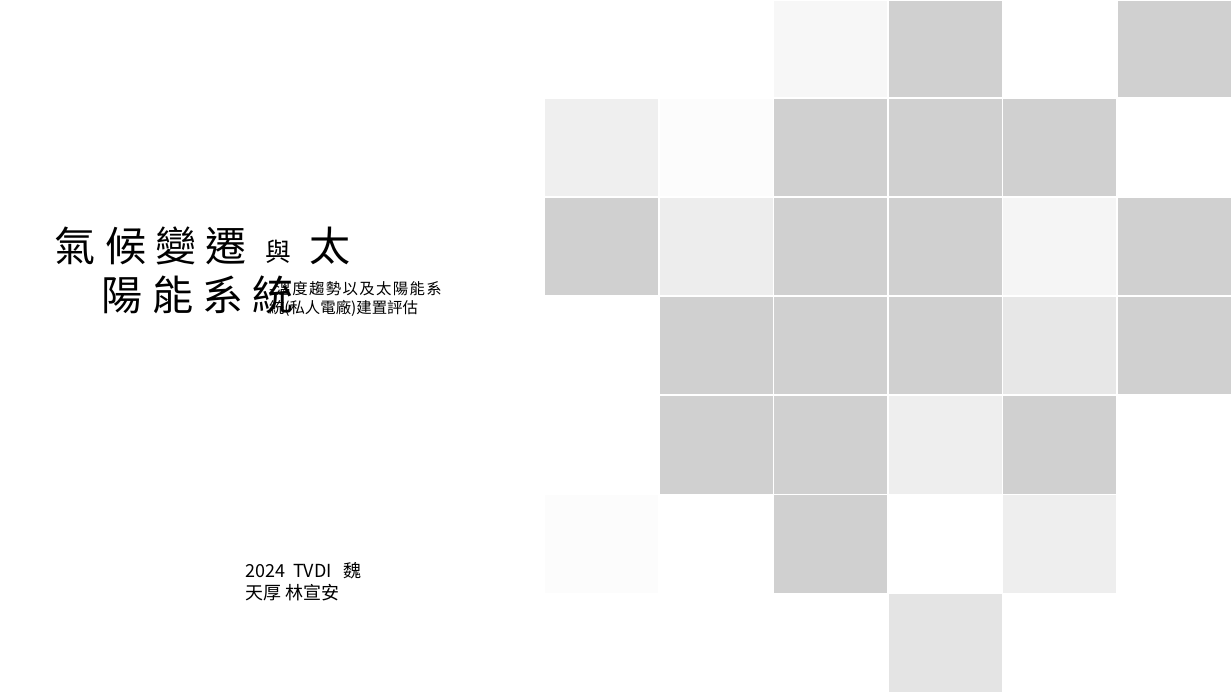
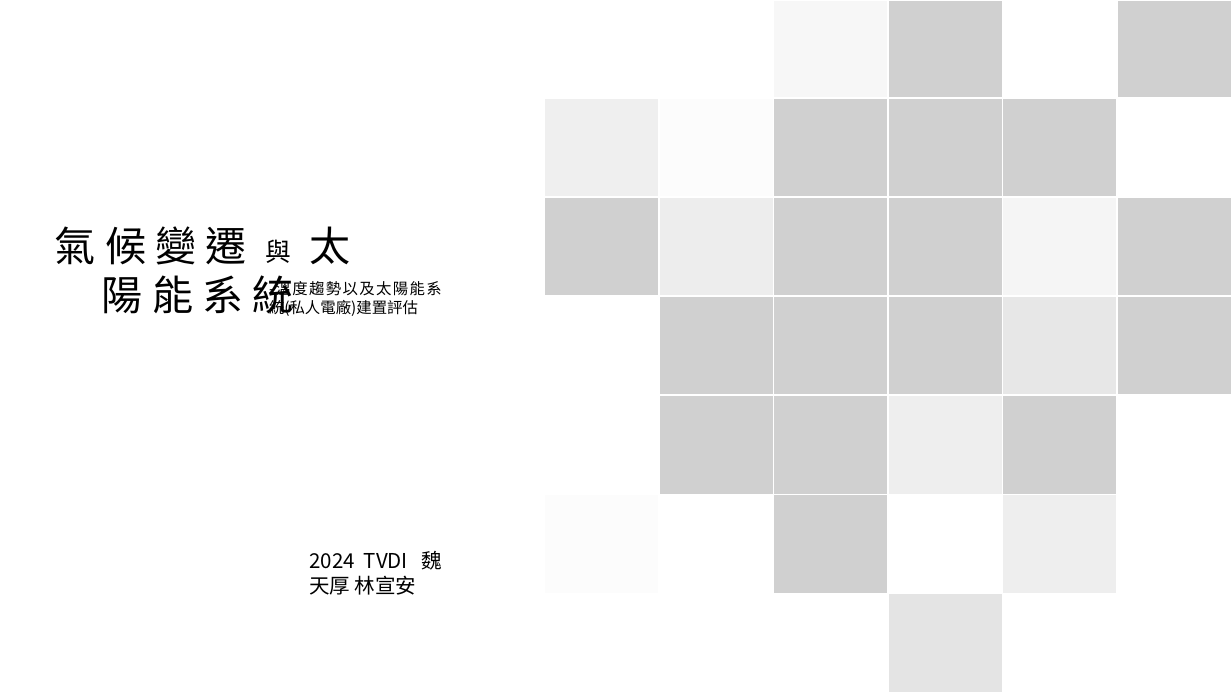
Before and after one commit to LanvisWei/MLproject_Solar_Irradiance, a slide deck: slide 1 of temp_solar/簡報.pptx. Drawn at 1232x693 pixels with LibreOffice and Linux fonts; fonts in the diff are those of the drawing; grey boxes stand for pictures. Boxes give left, top, right and bottom in pixels: in the first picture for what was removed or moved away, otherwise in the second. Text is boxed around its words. In the diff, an @@ line names an element or a change of style, - is before the commit and + after.

```diff
--- a/temp_solar/簡報.pptx
+++ b/temp_solar/簡報.pptx
@@ text "2024 TVDI 魏天厚 林宣安": place and size @@
-text "2024 TVDI 魏天厚 林宣安" at (246,562,361,601)
+text "2024 TVDI 魏天厚 林宣安" at (309,551,442,595)
@@ text "2024 TVDI 魏天厚 林宣安" at (309,551,442,595): size 14 to 16 pt @@
```
Also in this commit, not shown: 7 other slides changed, 1 slide added.
